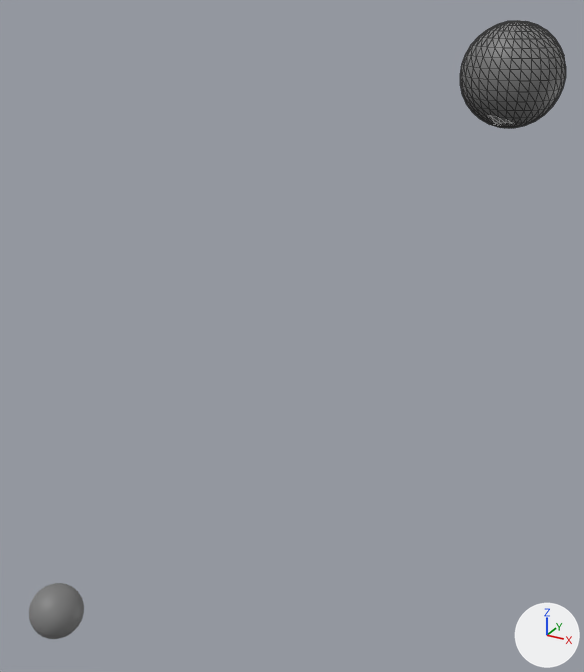
One commit to the glTF model models/front_level/model.glb: the scene before it, then after it.
One viewpoint serves both versions: a camera (50 mm lens) standing at (-0.58, -3.16, 3.17) and looking at (-1.6, -1.3, 2.24). Lighting does not change. The marker at lower right points along +X, +Y and +Z. Mesh edges are drawn as thin lines on the coarser meshes. Where no turn or scale is listed for an object, it has been applied to the vertices.

The first picture shows 'A', 'B'.
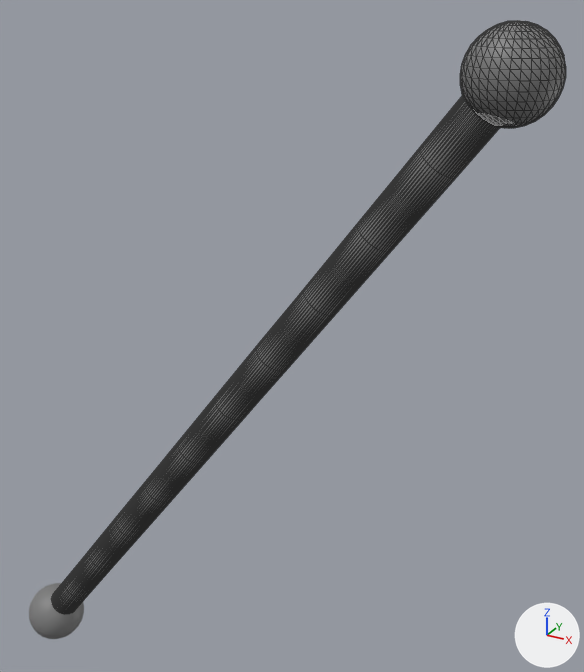
What differs and where, as boxes [x1, y1, x2, y2] in the pictures (584 x 672 px):
'mesh', added
    after: [52, 95, 500, 614]

What changed in the scene script:
```text
Add me_nurbspath:
    me_nurbspath.from_pydata(...)  # 576 vertices, 1056 faces; spans x -0.54..1.04, y -0.55..-0.45, z -2.03..0.03
    me_nurbspath.materials.append(mat_ab)  # grey #7c7c7c
Add ob_mesh:
    ob_mesh = bpy.data.objects.new('mesh', me_nurbspath)
    ob_mesh.location = (-2.0, -1.0, 3.0)
```
